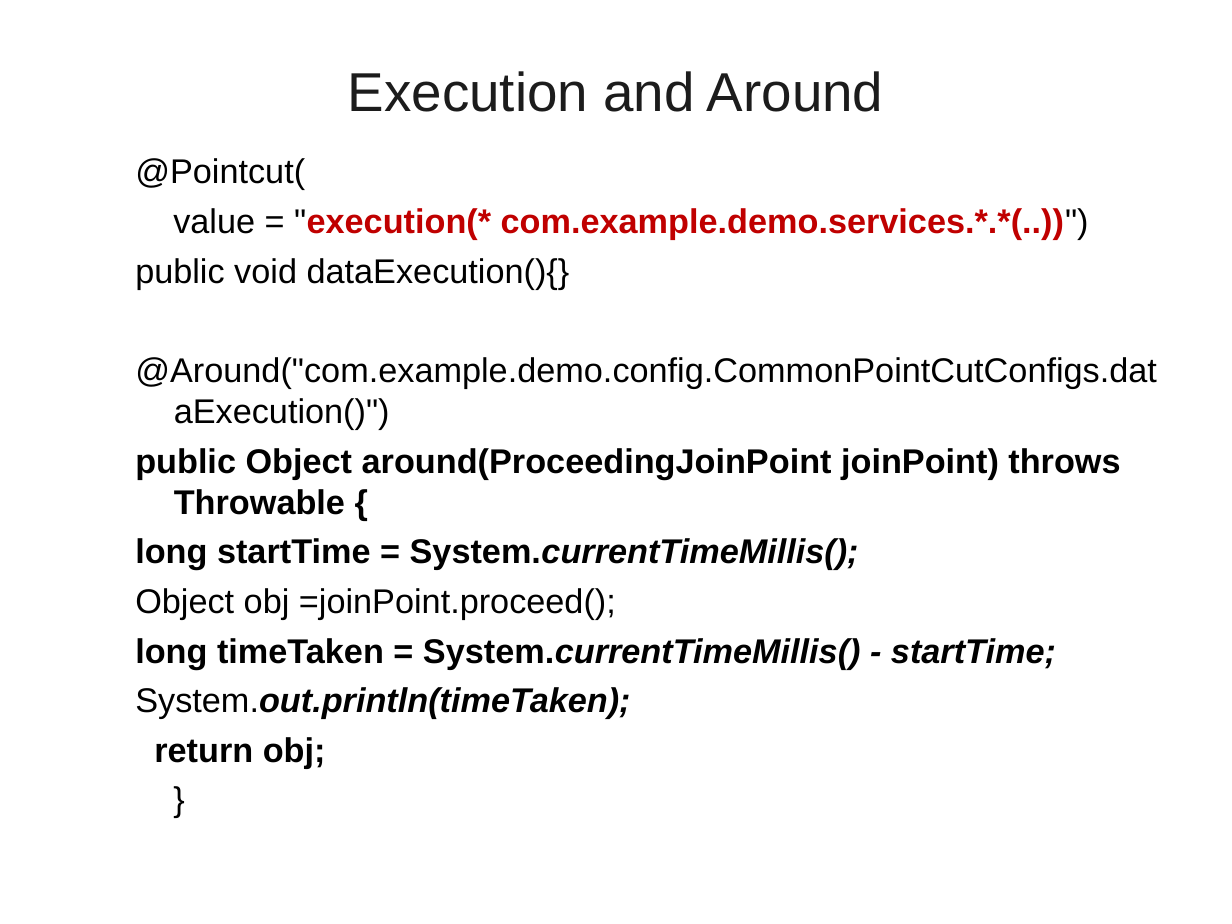
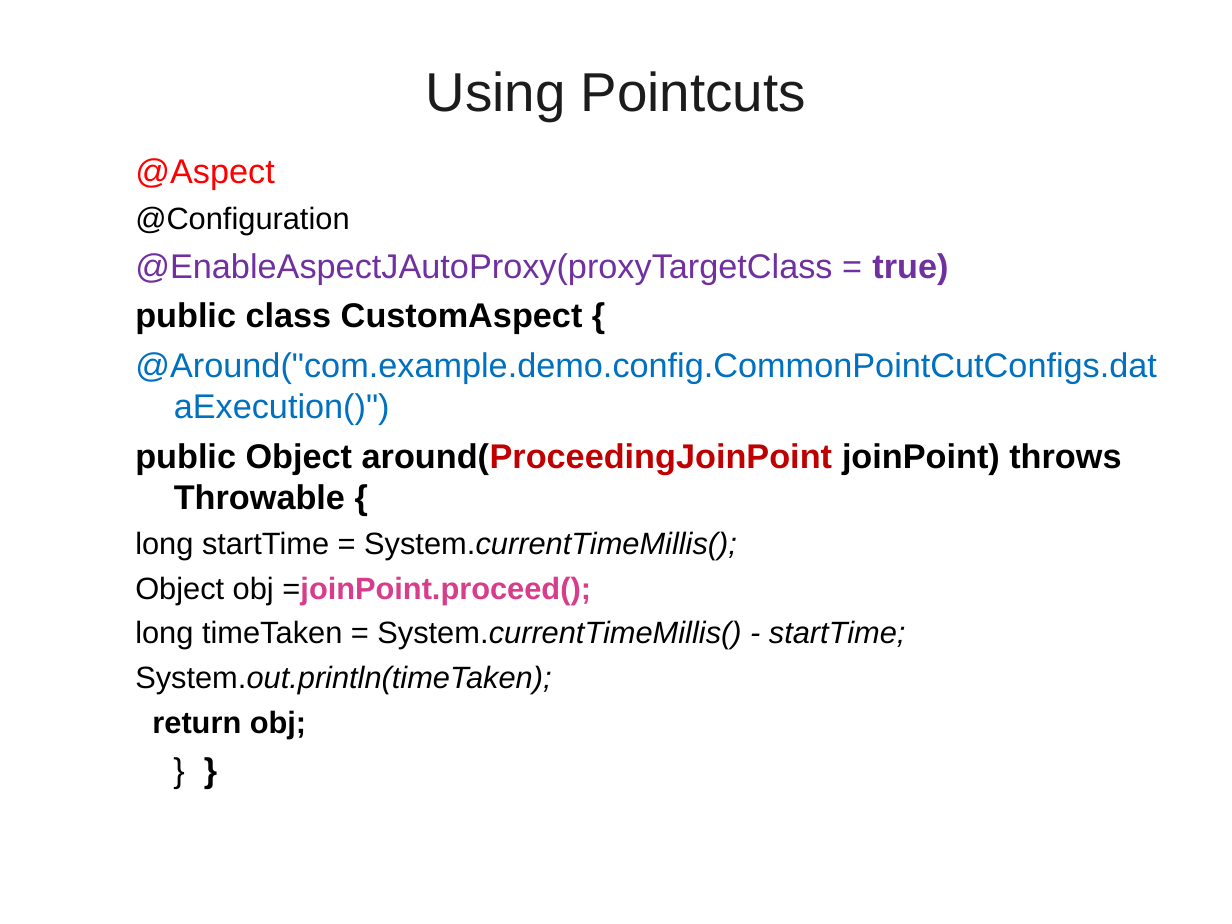
Before and after one commit to vatsank/spring_presentations, a slide deck: slide 125 of SpringBoot_Module1_Ver01.ppt (slide 128 before the commit). Drawn at 1232x924 pixels with LibreOffice and Linux fonts; fonts in the diff are those of the drawing; background and template pictures are left out. Boxes give left, top, right and bottom in pixels: in the first picture for what was removed or moved away, otherwise in the second. Text is boxed around its words. In the diff, an @@ line names an element or a change of style, - is before the commit and + after.

```diff
--- a/SpringBoot_Module1_Ver01.ppt
+++ b/SpringBoot_Module1_Ver01.ppt
@@ title at bbox=[426, 71, 806, 121]: text changed @@
-Execution and Around
+Using Pointcuts
@@ text at bbox=[135, 158, 1157, 738]: text changed @@
-  }
+  } }
@@ text at bbox=[135, 158, 948, 334]: text changed; text colour #000000 to #7030A0 @@
-  @Pointcut(
-  value = "execution(* com.example.demo.services.*.*(..))")
-  public void dataExecution(){}
+  @Aspect
+  @Configuration
+  @EnableAspectJAutoProxy(proxyTargetClass = true)
+  public class CustomAspect {
@@ text at bbox=[135, 352, 1157, 738]: text colour #000000 to #0070C0 in "@Around("com.example.demo.config.CommonPointCutConfigs.dataE ..."; text colour #000000 to #C00000 in "around(ProceedingJoinPoint"; size 20 to 18 pt in "long startTime = System.currentTimeMillis();", "Object obj =joinPoint.proceed();", "long timeTaken = System.currentTimeMillis() - startTime;", "System.out.println(timeTaken);" and 1 more places; bold off in "long startTime = System.currentTimeMillis();", "long timeTaken = System.currentTimeMillis() - startTime;", "System.out.println(timeTaken);"; text colour #000000 to #D73D8B, bold on in "=joinPoint.proceed();" @@
```
Also in this commit, not shown: 4 other slides changed, 12 slides added, 3 slides removed, 2 other files.
